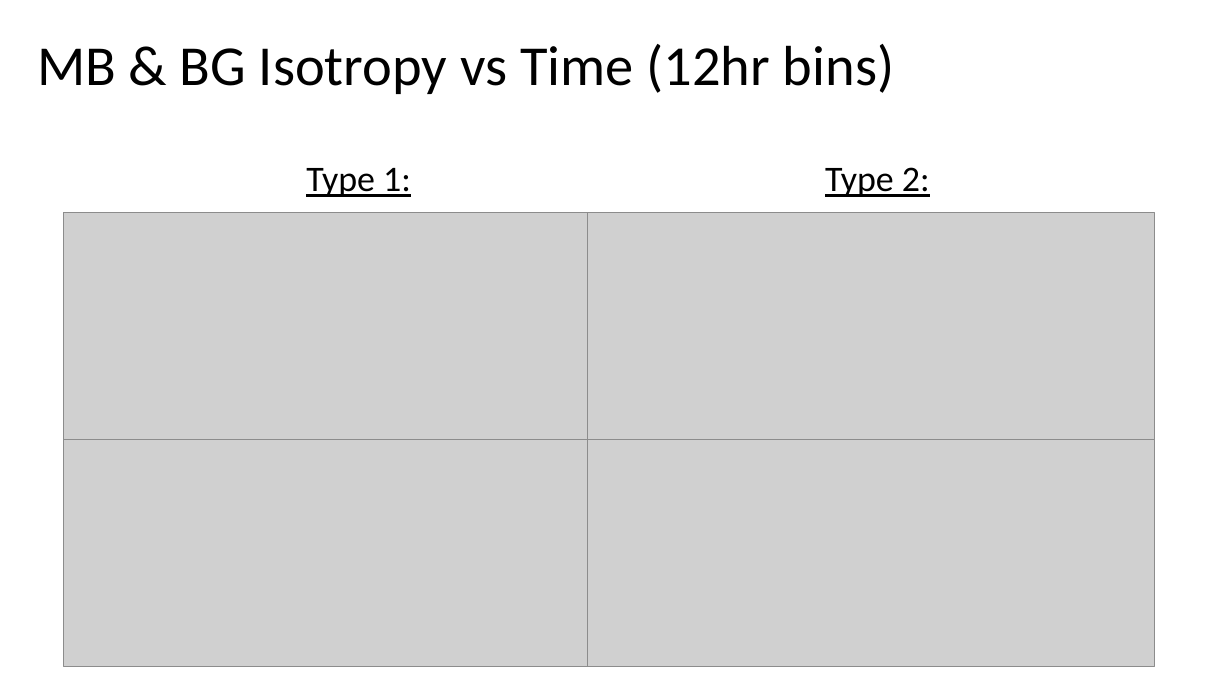
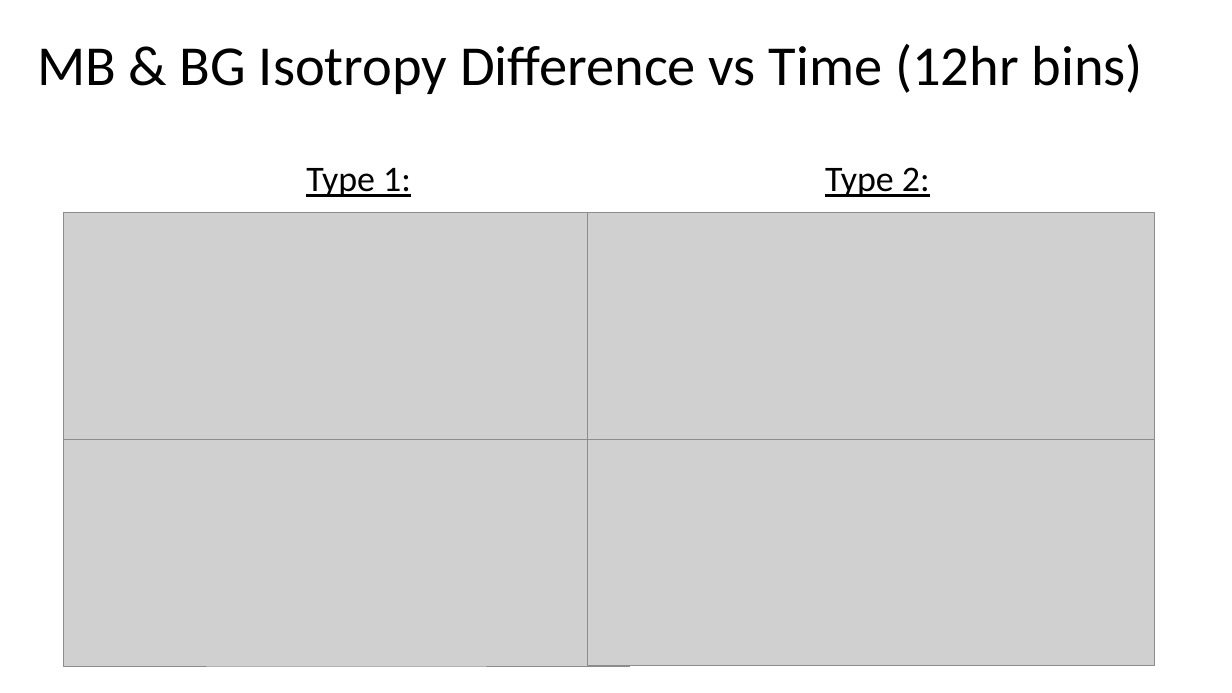
Before and after one commit to conradmr98/lasp-microburst-research, a slide deck: slide 3 of sampexlib/Concept Summaries/Summary of 4 Storms Selected.pptx (slide 5 before the commit). Drawn at 1232x693 pixels with LibreOffice and Linux fonts; fonts in the diff are those of the drawing; grey boxes stand for pictures. Boxes give left, top, right and bottom in pixels: in the first picture for what was removed or moved away, otherwise in the second. Text is boxed around its words. In the diff, an @@ line names an element or a change of style, - is before the commit and + after.

```diff
--- a/sampexlib/Concept Summaries/Summary of 4 Storms Selected.pptx
+++ b/sampexlib/Concept Summaries/Summary of 4 Storms Selected.pptx
@@ title at (37, 44, 1142, 94): text changed @@
-MB & BG Isotropy vs Time (12hr bins)
+MB & BG Isotropy Difference vs Time (12hr bins)
```
Also in this commit, not shown: 4 slides added, 26 other files.
